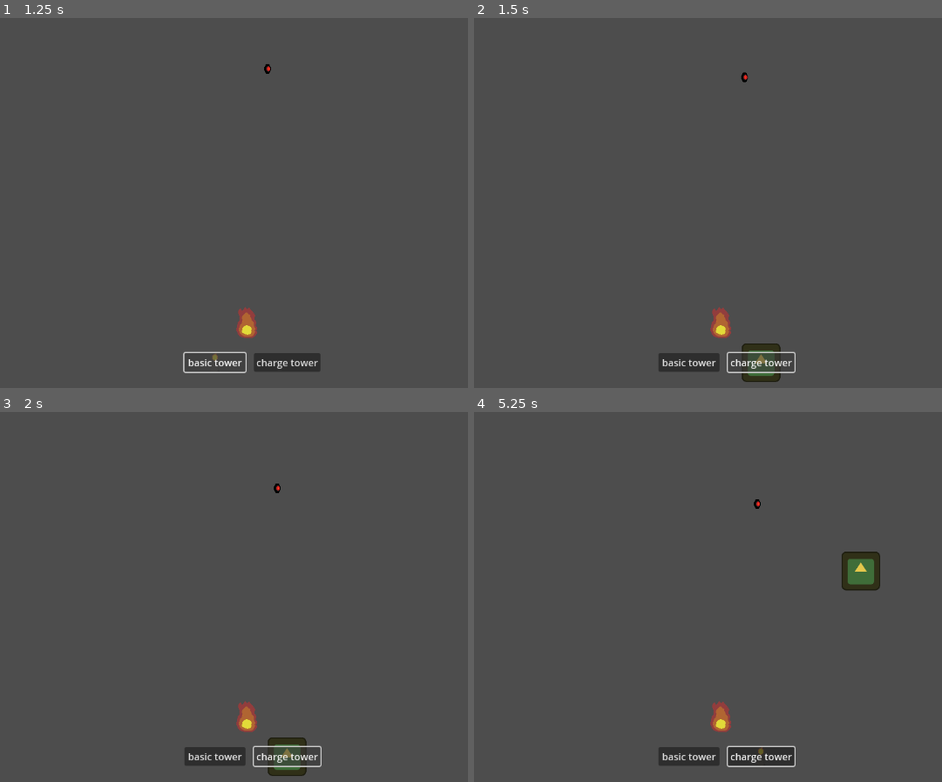
Above: before the commit, frames 1-4 (two rows, left to right).
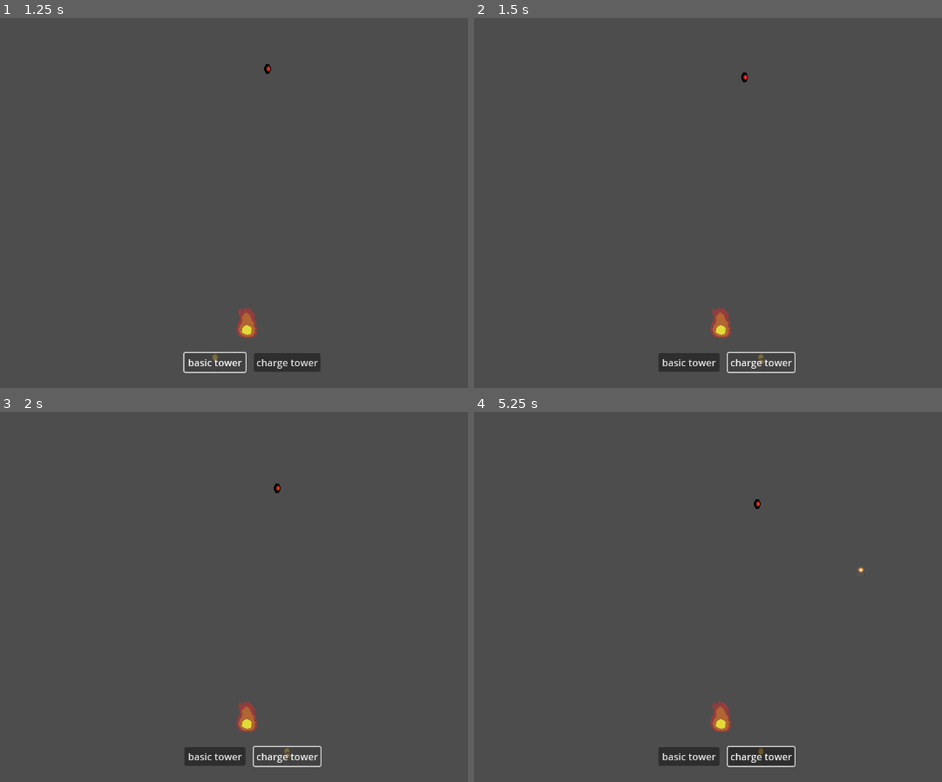
Above: after the commit, the same moments.

Repository: sushitoad/tower-defense-prototype
Game: Godot game, scene res://scenes/test_scene.tscn
Two runs of this game, one before a commit and one after it. Both use one fixed random seed, a clock stepped at 60 frames per second and the inputs below. The engine's default icon, where the game draws it, is replaced by a stand-in: a white triangle on a blue panel in a dark square.
Inputs (mouse positions are in pixels of both pictures, inside the frame that each line leads up to):
- Up to frame 1 (1.25 s): click "basic tower" at 0.5 s
- Up to frame 2 (1.5 s): click "charge tower" at 1.25 s
- Up to frame 3 (2 s): no input
- Up to frame 4 (5.25 s): click "basic tower" at 2 s; click "charge tower" at 2.75 s; click "basic tower" at 3.5 s; click "charge tower" at 4.25 s; tap Enter at 5 s; move the mouse to (862, 571) at 5.02 s; click (862, 571) at 5.1 s

Frame 1 is identical in both runs. In frame 2, 0.4% of the frame differs, in the area x 57-66%, y 87-99%; in frame 3, 0.4%; in frame 4, 0.9%, in the area x 78-87%, y 37-49%.

Commit message:
charge tower art

Diff:
--- a/scenes/charge_tower.tscn
+++ b/scenes/charge_tower.tscn
@@ -1,16 +1,16 @@
 [gd_scene load_steps=3 format=3 uid="uid://dncxjlgaytiy"]
 
-[ext_resource type="Texture2D" uid="uid://dte7ua0we0ylg" path="res://icon.svg" id="1_3lh4g"]
+[ext_resource type="Texture2D" uid="uid://dc5tfe3rwimm0" path="res://art/charge tower proto 1.png" id="1_3lh4g"]
 
-[sub_resource type="RectangleShape2D" id="RectangleShape2D_6myfv"]
-size = Vector2(60, 60)
+[sub_resource type="CircleShape2D" id="CircleShape2D_88xce"]
+radius = 8.0
 
 [node name="ChargeTower" type="StaticBody2D" groups=["tower"]]
 
+[node name="CollisionShape2D" type="CollisionShape2D" parent="."]
+position = Vector2(0, 5)
+shape = SubResource("CircleShape2D_88xce")
+
 [node name="Sprite2D" type="Sprite2D" parent="."]
-modulate = Color(0.894118, 0.780392, 0.298039, 1)
 scale = Vector2(0.5, 0.5)
 texture = ExtResource("1_3lh4g")
-
-[node name="CollisionShape2D" type="CollisionShape2D" parent="."]
-shape = SubResource("RectangleShape2D_6myfv")
--- a/scenes/tower_manager.tscn
+++ b/scenes/tower_manager.tscn
@@ -4,7 +4,7 @@
 [ext_resource type="PackedScene" uid="uid://d3ipy8tqa17n4" path="res://scenes/proto_tower.tscn" id="2_1ur6m"]
 [ext_resource type="PackedScene" uid="uid://dncxjlgaytiy" path="res://scenes/charge_tower.tscn" id="3_k8ofr"]
 [ext_resource type="Texture2D" uid="uid://3avl1qlj0i44" path="res://art/basic tower proto 2.png" id="4_6eb6n"]
-[ext_resource type="Texture2D" uid="uid://dte7ua0we0ylg" path="res://icon.svg" id="4_vvfa4"]
+[ext_resource type="Texture2D" uid="uid://dc5tfe3rwimm0" path="res://art/charge tower proto 1.png" id="5_6eb6n"]
 
 [node name="TowerManager" type="Node2D"]
 script = ExtResource("1_n6plm")
@@ -18,6 +18,5 @@
 
 [node name="ChargeTowerSprite" type="Sprite2D" parent="."]
 visible = false
-modulate = Color(0.894118, 0.780392, 0.298039, 1)
 scale = Vector2(0.5, 0.5)
-texture = ExtResource("4_vvfa4")
+texture = ExtResource("5_6eb6n")
Binary file added: Aseprite files/charge tower proto 1.aseprite
Binary file added: art/charge tower proto 1.png
Not shown, added: art/charge tower proto 1.png.import
